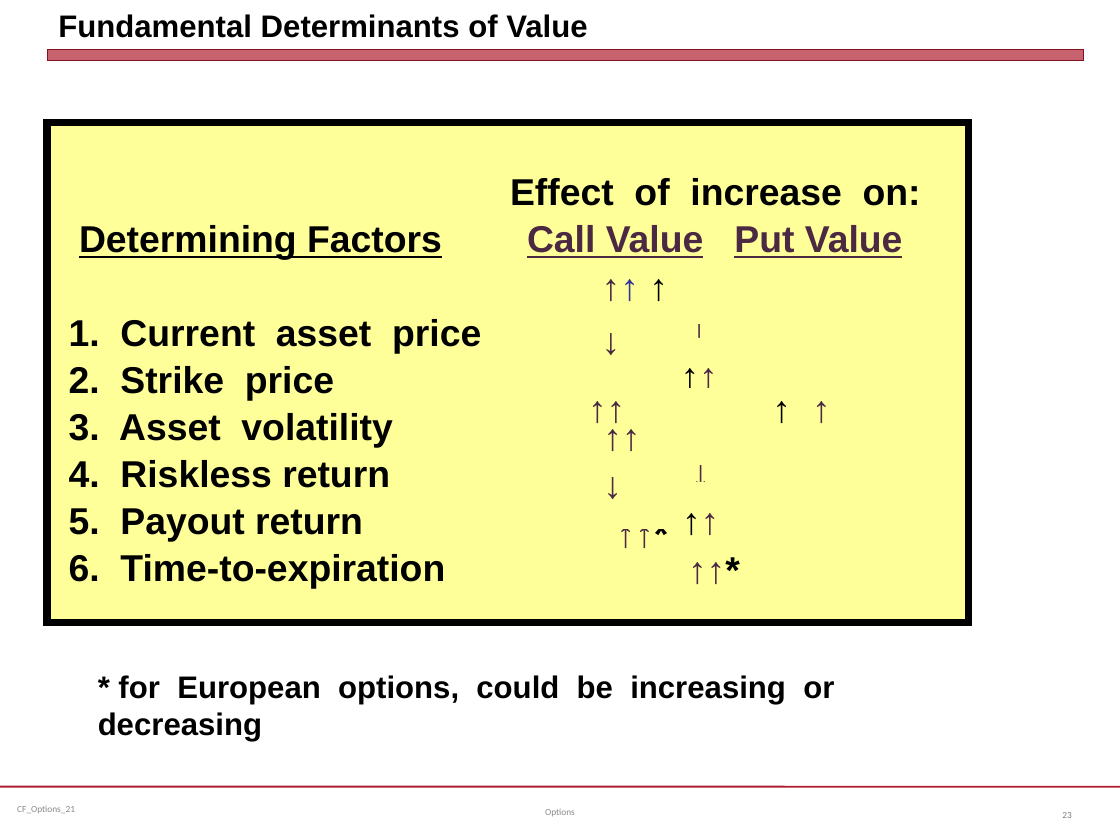
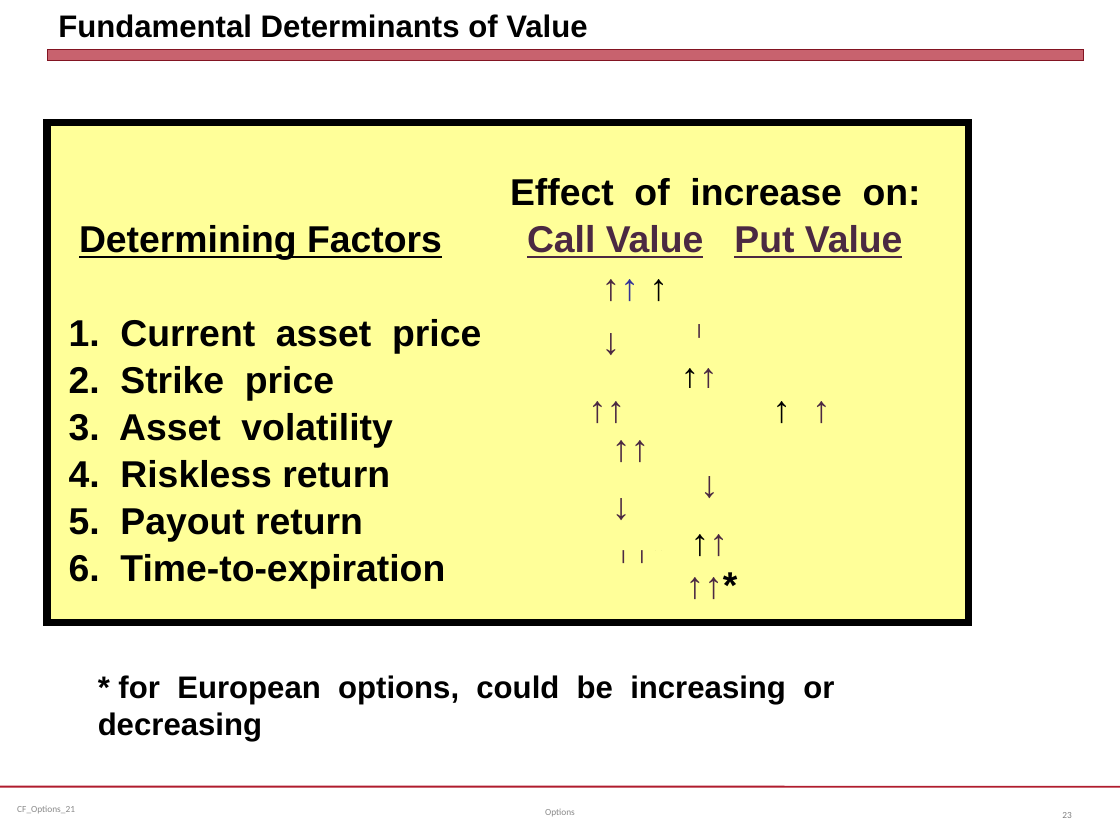
Before and after one commit to jmc877/Corporate-Finance, a slide deck: slide 23 of slides/CF_Options_21.pptx. Drawn at 1120x840 pixels with LibreOffice and Linux fonts; fonts in the diff are those of the drawing. Boxes give left, top, right and bottom in pixels: in the first picture for what was removed or moved away, otherwise in the second. Text is boxed around its words. In the diff, an @@ line names an element or a change of style, - is before the commit and + after.

```diff
--- a/slides/CF_Options_21.pptx
+++ b/slides/CF_Options_21.pptx
@@ text "↑↑ ↓": place and size @@
-text "↑↑ ↓" at [580,433,821,480]
+text "↑↑ ↓" at [589,446,830,493]
@@ text "↓ ↑↑": place and size @@
-text "↓ ↑↑" at [580,482,821,529]
+text "↓ ↑↑" at [589,503,830,550]
@@ text "↑↑* ↑↑*": place and size @@
-text "↑↑* ↑↑*" at [579,531,850,578]
+text "↑↑* ↑↑*" at [576,547,847,594]
```
Also in this commit, not shown: 2 other slides changed, 2 other files.
